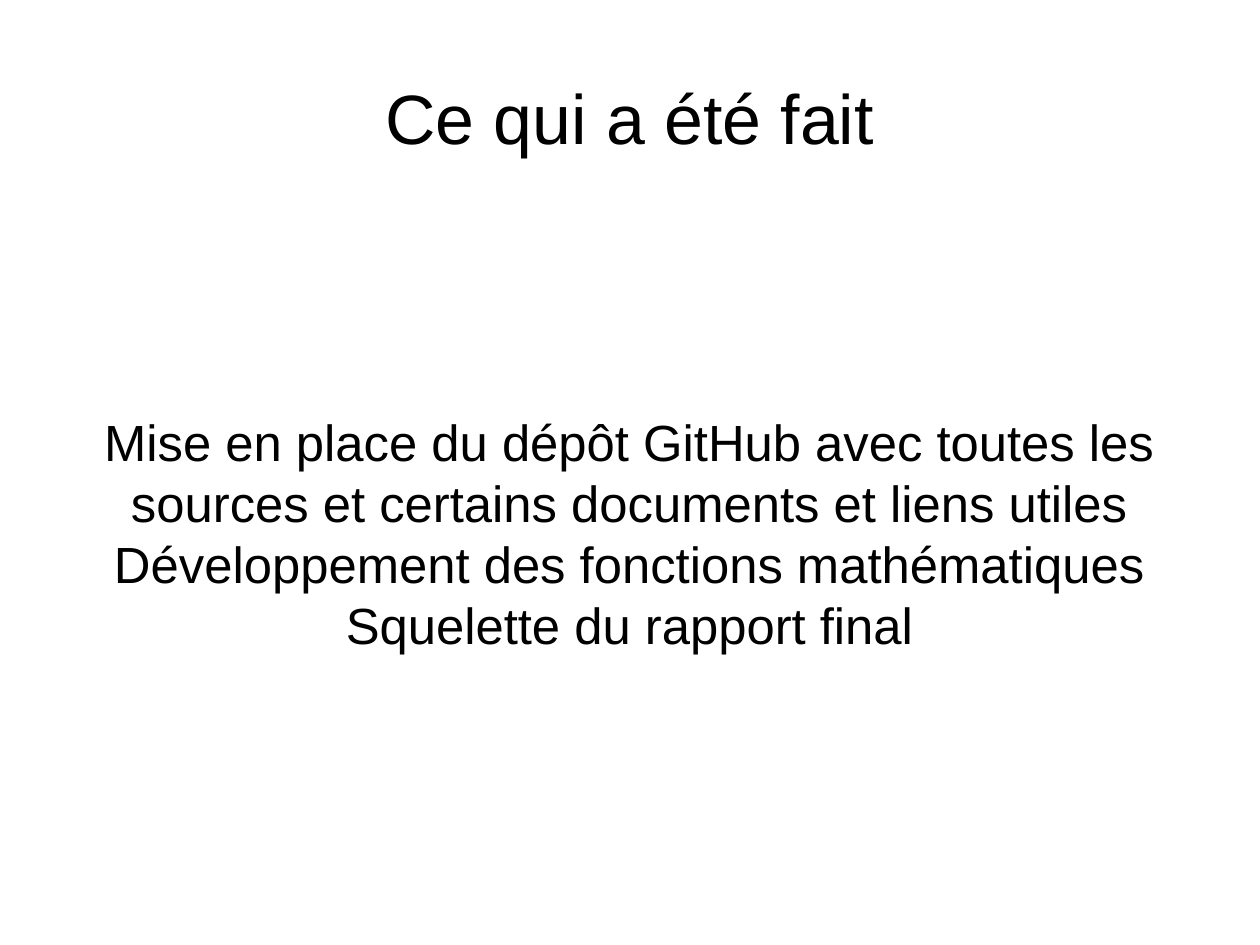
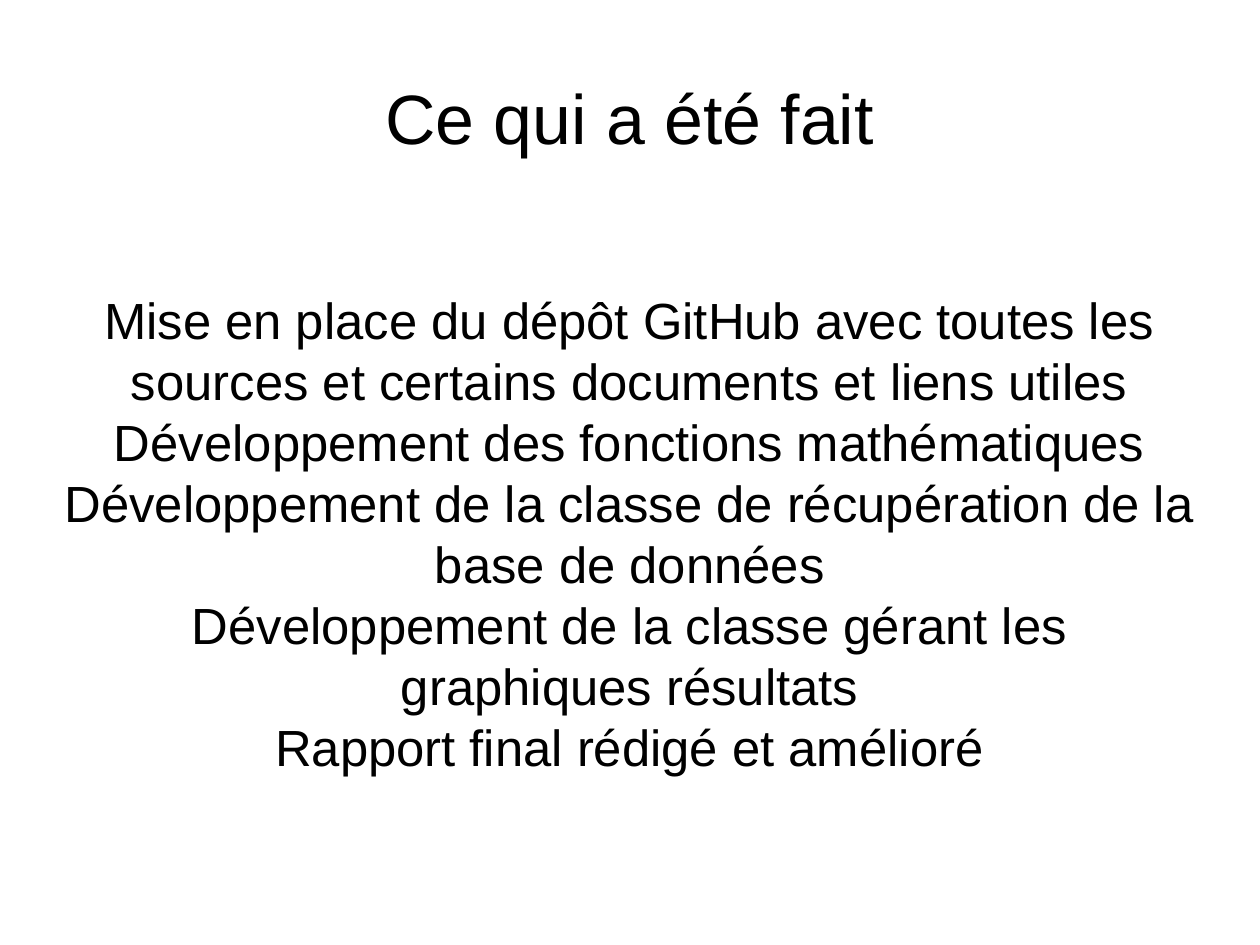
Before and after one commit to nizarAbak-kali/Interface_Cerveau_Machine, a slide deck: slide 6 of presentation/presentation_jury.odp (slide 5 before the commit). Drawn at 1260x945 pixels with LibreOffice and Linux fonts; fonts in the diff are those of the drawing. Boxes give left, top, right and bottom in pixels: in the first picture for what was removed or moved away, otherwise in the second. Text is boxed around its words. In the diff, an @@ line names an element or a change of style, - is before the commit and + after.

```diff
--- a/presentation/presentation_jury.odp
+++ b/presentation/presentation_jury.odp
@@ subtitle at <box>64,484,1194,777</box>: text changed @@
-Squelette du rapport final
+Développement de la classe de récupération de la base de données
+Développement de la classe gérant les graphiques résultats
+Rapport final rédigé et amélioré
```
Also in this commit, not shown: 2 other slides changed, 1 slide added, 5 other files.
